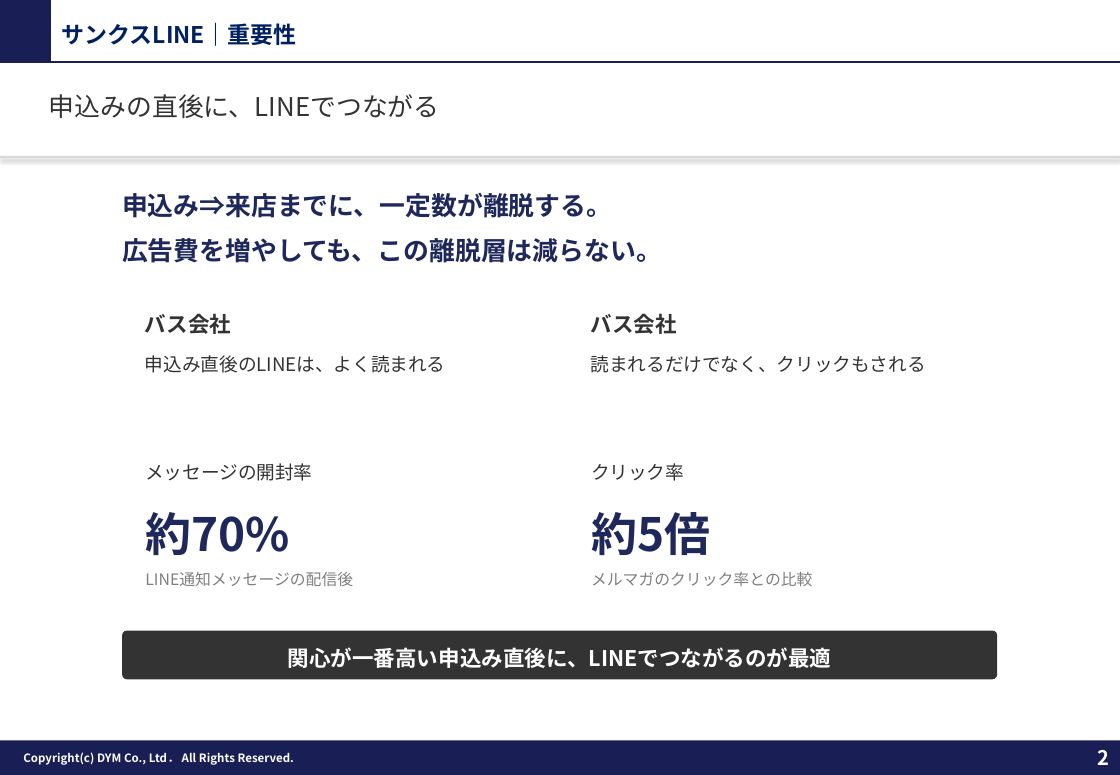
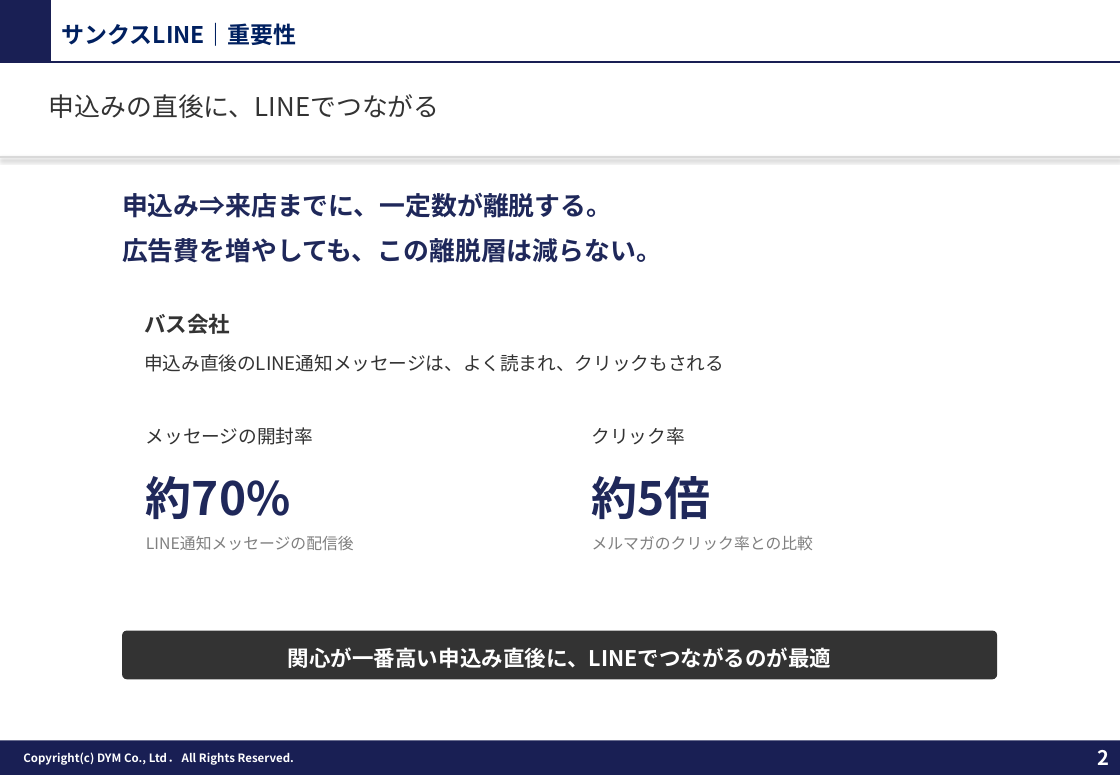
Before and after one commit to tonomura-r-dev/folder, a slide deck: slide 2 of 20261002_サンクスLINEのご提案_事例入り.pptx. Drawn at 1120x775 pixels with LibreOffice and Linux fonts; fonts in the diff are those of the drawing; background and template pictures are left out. Boxes give left, top, right and bottom in pixels: in the first picture for what was removed or moved away, otherwise in the second. Text is boxed around its words. In the diff, an @@ line names an element or a change of style, - is before the commit and + after.

```diff
--- a/20261002_サンクスLINEのご提案_事例入り.pptx
+++ b/20261002_サンクスLINEのご提案_事例入り.pptx
@@ text removed at (x1=591, y1=313, x2=926, y2=373) @@
-バス会社
-読まれるだけでなく、クリックもされる
@@ text at (x1=144, y1=354, x2=724, y2=372): text changed @@
-申込み直後のLINEは、よく読まれる
+申込み直後のLINE通知メッセージは、よく読まれ、クリックもされる
@@ text "メッセージの開封率" moved from (x1=145, y1=463, x2=353, y2=586) to (x1=146, y1=427, x2=354, y2=550) @@
@@ text "クリック率" moved from (x1=591, y1=463, x2=812, y2=586) to (x1=592, y1=427, x2=813, y2=550) @@
```
Also in this commit, not shown: 3 other files.
